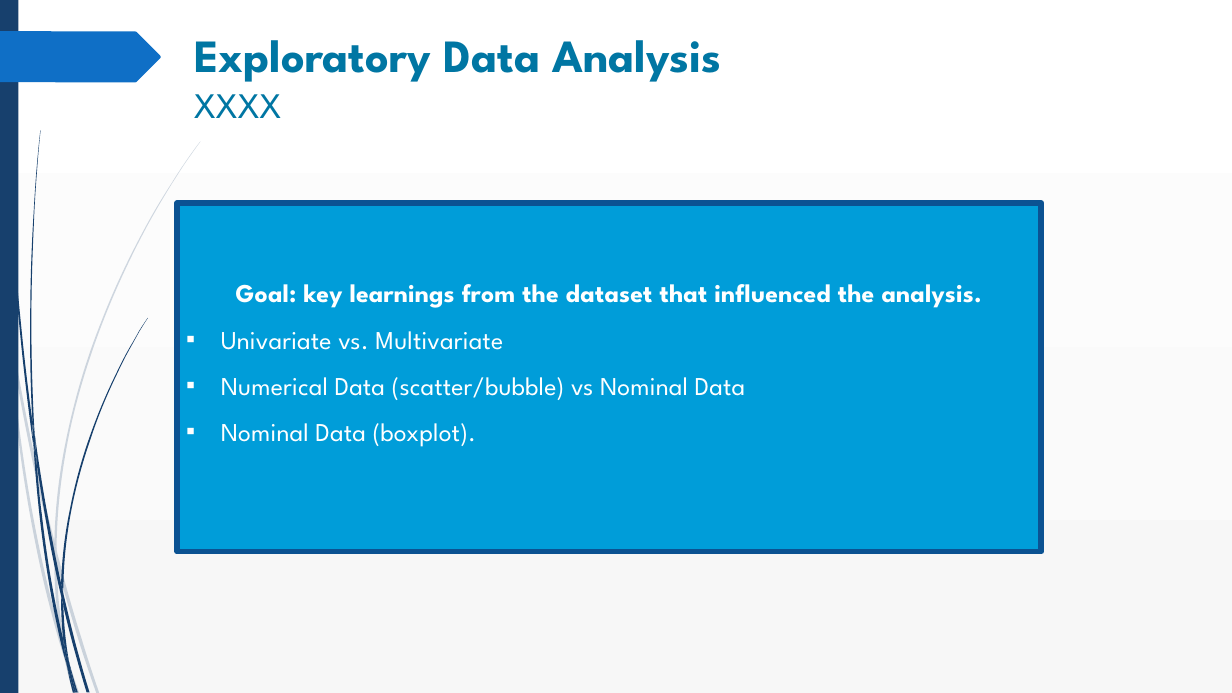
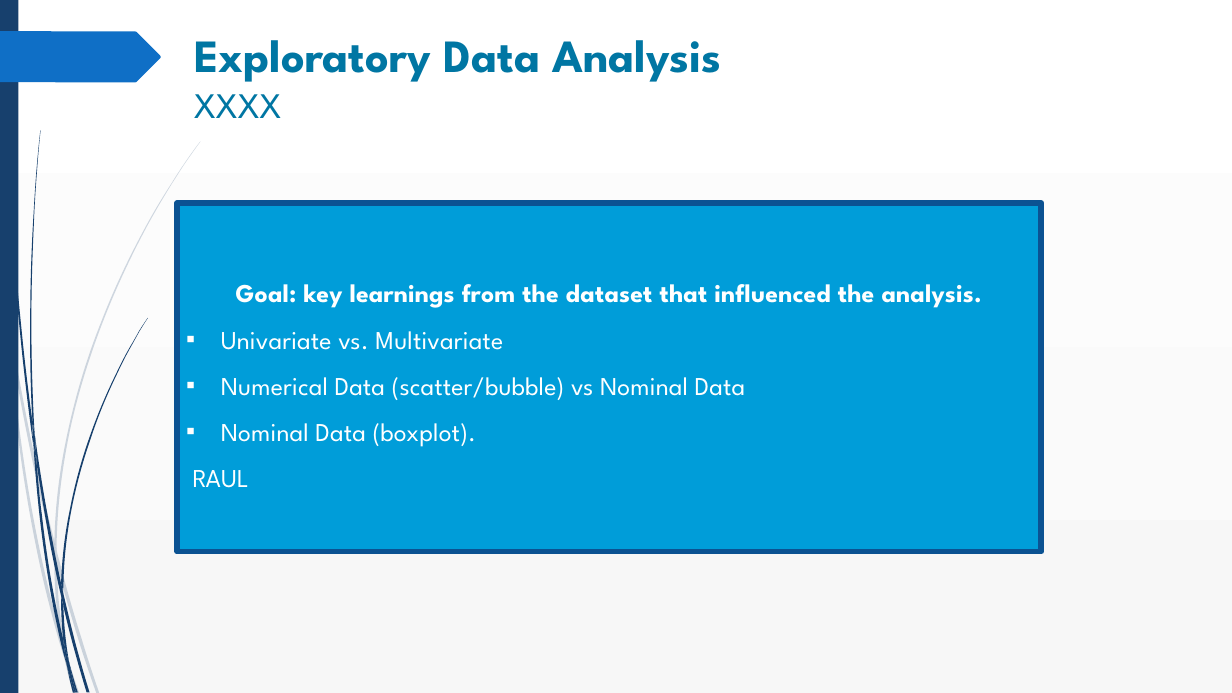
Before and after one commit to akay126/ML_housing, a slide deck: slide 5 of presentation/ML_housing_presentation_v1.pptx. Drawn at 1232x693 pixels with LibreOffice and Linux fonts; fonts in the diff are those of the drawing. Boxes give left, top, right and bottom in pixels: in the first picture for what was removed or moved away, otherwise in the second. Text is boxed around its words. In the diff, an @@ line names an element or a change of style, - is before the commit and + after.

```diff
--- a/presentation/ML_housing_presentation_v1.pptx
+++ b/presentation/ML_housing_presentation_v1.pptx
@@ text in rectangle at (193, 470, 249, 488): paragraph added @@
+RAUL
```
Also in this commit, not shown: 4 other slides changed, 1 slide added, 1 slide removed.
